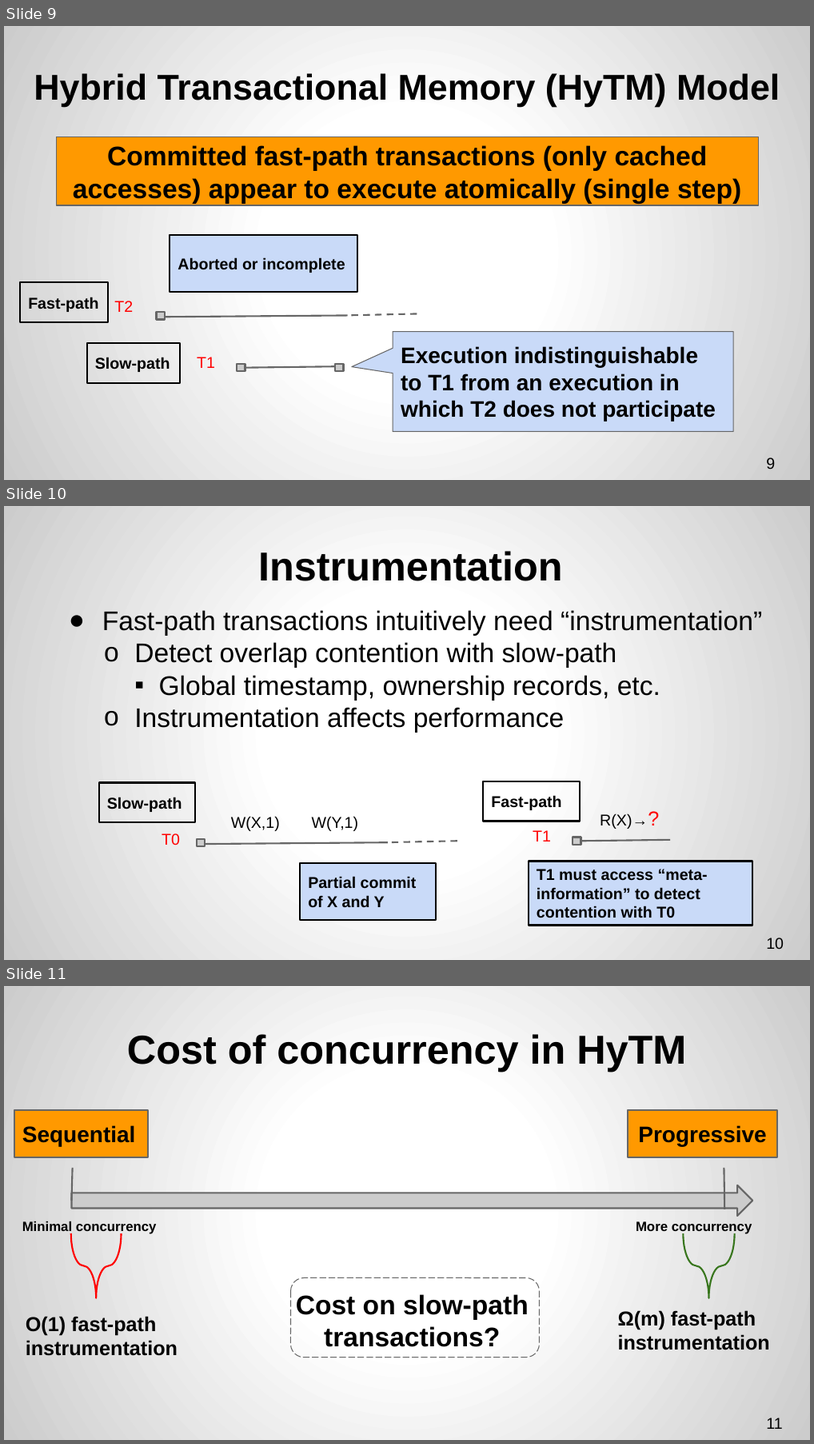
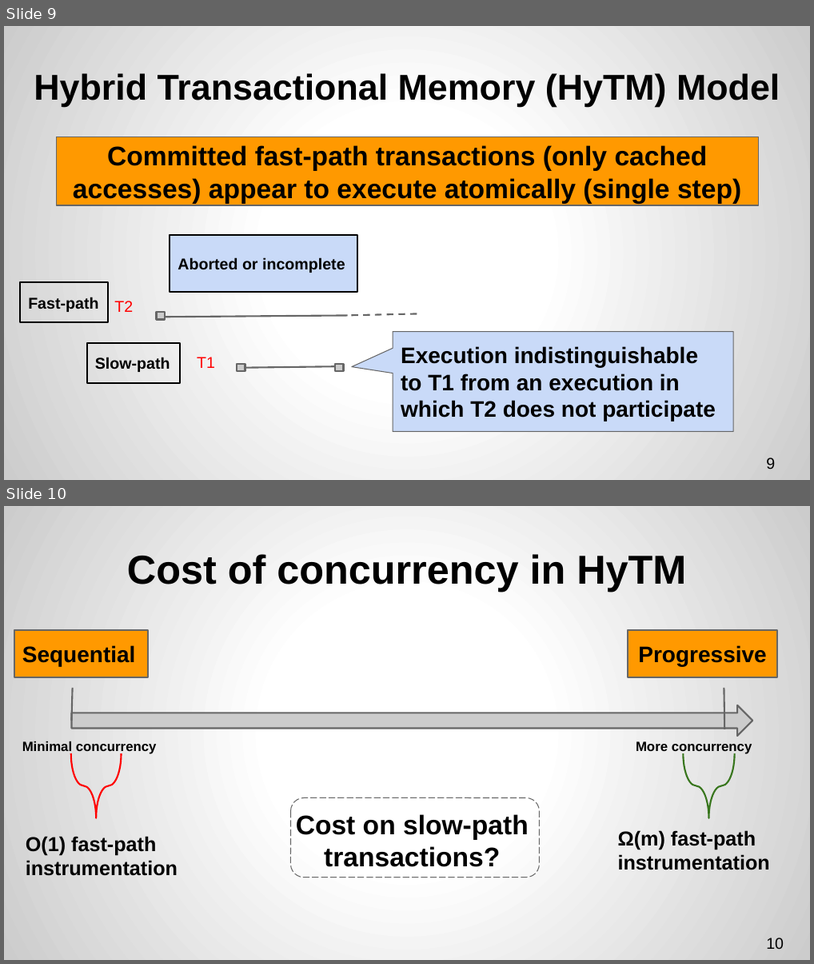
Before and after one commit to kryptos23/hytm, a slide deck: disc/talk/talk.v2.pptx. Shown one above the other, each under a label of ours: slides 9, 10 and 11 before the commit, slides 9 and 10 after it. The pictures are 814x1444 and 814x964 pixels, drawn with LibreOffice and Linux fonts; fonts in the diff are those of the drawing. Boxes give left, top, right and bottom in pixels: in the first picture for what was removed or moved away, otherwise in the second. Text is boxed around its words. In the diff, an @@ line names an element or a change of style, - is before the commit and + after.

```diff
--- a/disc/talk/talk.v2.pptx
+++ b/disc/talk/talk.v2.pptx
@@ slide 10 removed at (4, 506, 810, 960), background gradient #FFFFFF to #CCCCCC @@
@@ title removed at (258, 551, 562, 581) @@
-Instrumentation
@@ text removed at (102, 610, 762, 732) @@
-● Fast-path transactions intuitively need “instrumentation”
-o Detect overlap contention with slow-path
-▪ Global timestamp, ownership records, etc.
-o Instrumentation affects performance
@@ group removed at (99, 781, 753, 924): 6 rectangles, 5 texts, 3 lines @@
-T0
-Slow-path
-T1
-Partial commit of X and Y
-Fast-path
-W(X,1)
-W(Y,1)
-R(X)→?
-T1 must access “meta-information” to detect contention with T0
@@ page number removed at (766, 937, 784, 948) @@
-10
@@ what was slide 11 is now slide 10 @@
@@ page number at (766, 937, 784, 948): text changed @@
-11
+10
```
Also in this commit, not shown: 5 slides changed, 3 slides added, 1 other slide removed.
